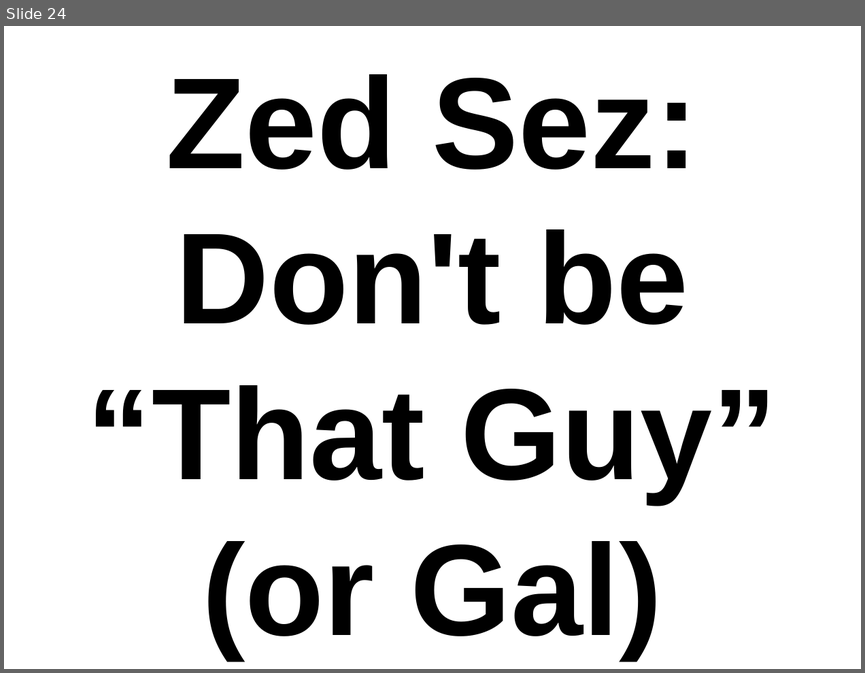
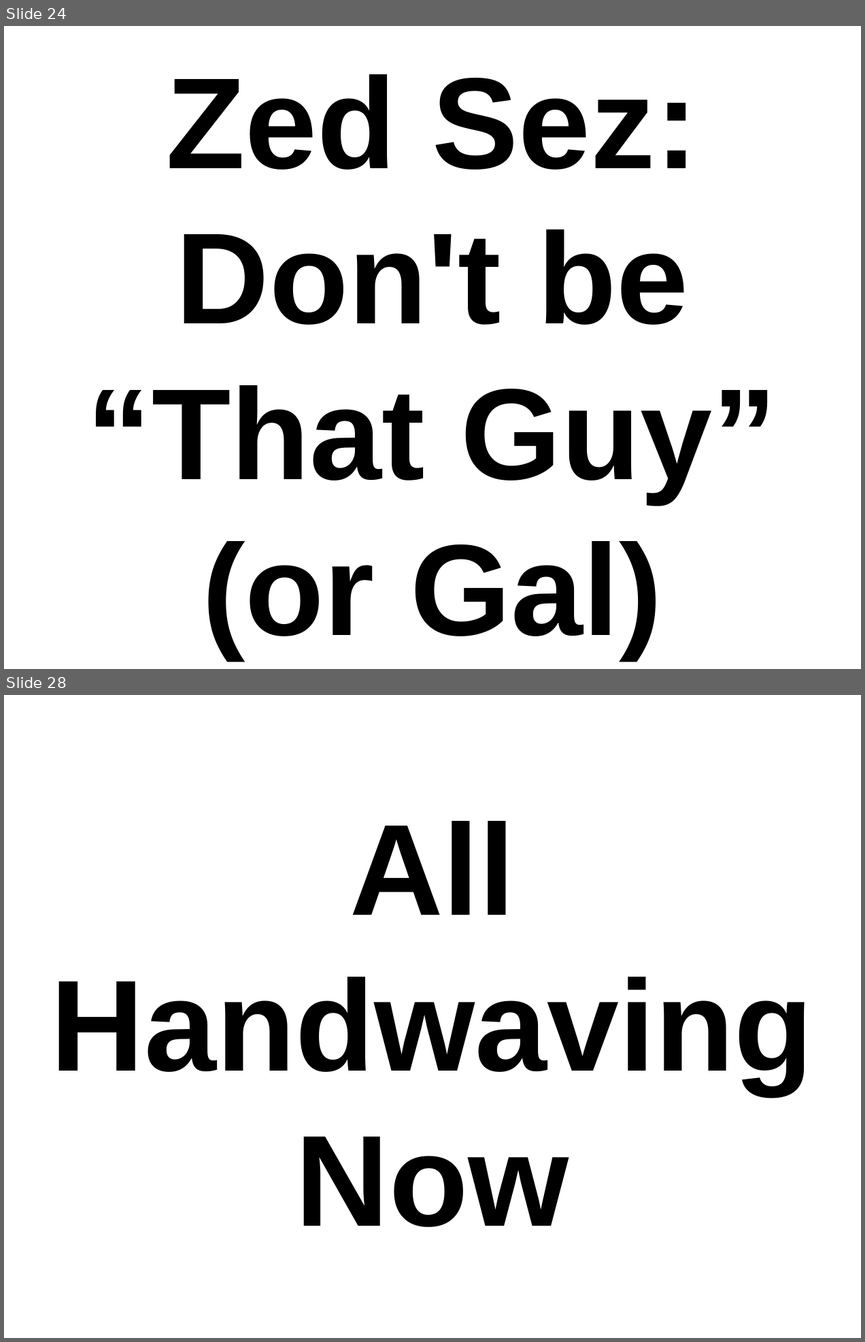
Before and after one commit to thewoolleyman/ci_for_the_rails_guy_or_gal, a slide deck: presentation/ci_for_the_web_2.0_guy_or_gal.odp. Shown one above the other, each under a label of ours: slide 24 before the commit, slides 24 and 28 after it; the slides between them are not shown. The pictures are 865x673 and 865x1342 pixels, drawn with LibreOffice and Linux fonts; fonts in the diff are those of the drawing. Boxes give left, top, right and bottom in pixels: in the first picture for what was removed or moved away, otherwise in the second. Text is boxed around its words. In the diff, an @@ line names an element or a change of style, - is before the commit and + after.

```diff
--- a/presentation/ci_for_the_web_2.0_guy_or_gal.odp
+++ b/presentation/ci_for_the_web_2.0_guy_or_gal.odp
@@ slide 28 added at (4,695,861,1338), background #FFFFFF @@
@@ title added at (51,821,813,1227), 120 pt, text #000000, bold @@
+All Handwaving
+Now
```
Also in this commit, not shown: 1 slide changed, 37 other slides added, 1 slide removed.
